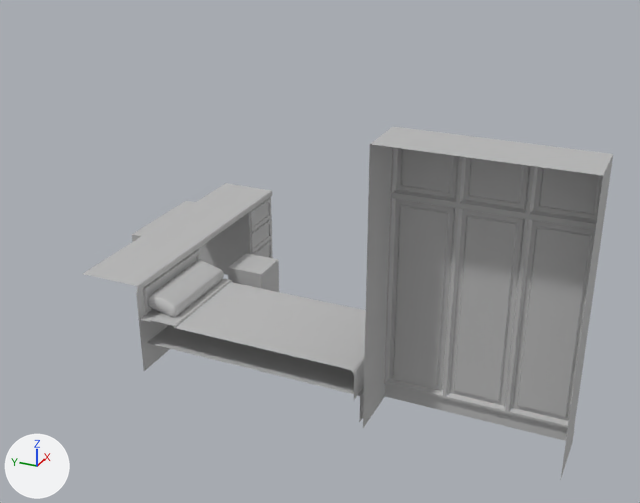
The FBX model Assets/Mesh/MUEBLES.fbx as it was, and as the next commit left it.
Both versions are drawn from a camera (50 mm lens) standing at (-7.33, -0.51, 4.57) and looking at (-0.31, 2.65, 1.07). Lighting does not change. The marker at lower left points along +X, +Y and +Z. Where no turn or scale is listed for an object, it has been applied to the vertices.

Objects in the first picture: 'MUEBLES'.
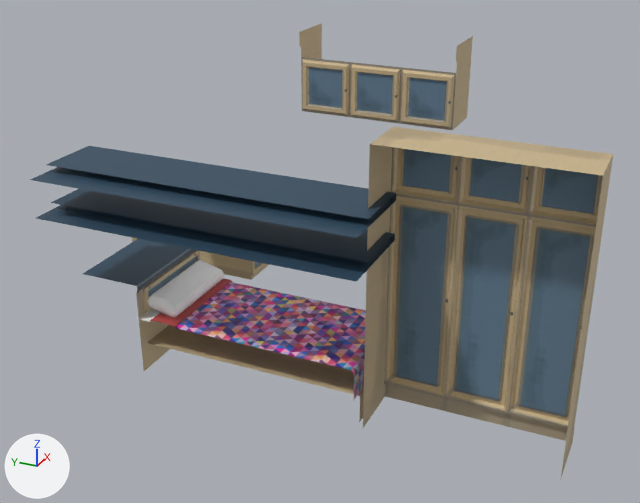
Where the change shows, as pixel boxes (x1, y1, x2, y2) in the pictures (640 x 503 px):
'MUEBLES', surface changed, reshaped (10% wider, 29% taller)
    before: (83, 127, 613, 481)
    after: (30, 23, 613, 481)
part 1 of me_mesh, added
    after: (299, 23, 473, 130)
part 2 of me_mesh, added (blue)
    after: (30, 146, 396, 238)
part 3 of me_mesh, added (blue)
    after: (36, 189, 395, 282)
part 4 of me_mesh, deleted
    before: (228, 253, 279, 292)

Edits to the bpy script that builds the scene:
```text
Add img_muebles_jpg:
    img_muebles_jpg = load_image('MUEBLES.jpg', '../Textures/MUEBLES.jpg', 2048, 2048, 'sRGB')
Change mat_muebles_mat:
    remove mat_muebles_mat.base_color = (0.5, 0.5, 0.5)  # grey #bcbcbc
    add mat_muebles_mat.texture = img_muebles_jpg
Change me_mesh:
    used by ob_muebles; location = (0.0, 0.0, 0.0)
    remove me_mesh.from_pydata(...)  # 442 vertices, 391 faces; spans x -1.4..1.31, y 0.08..4.83, z -0.03..2.55
    add me_mesh.from_pydata(...)  # 530 vertices, 452 faces; spans x -1.77..1.65, y 0.08..4.83, z -0.03..2.82
    me_mesh part 1: a new loose piece of 68 vertices spanning x 1.08..1.65, y 1.82..3.52, z 1.97..2.82, in mat_muebles_mat (picture img_muebles_jpg)
    me_mesh part 2: a new loose piece of 14 vertices spanning x -1.77..-0.93, y 1.69..4.74, z 1.96..2.03, in mat_muebles_mat (picture img_muebles_jpg)
    me_mesh part 3: a new loose piece of 14 vertices spanning x -1.77..-0.93, y 1.69..4.74, z 1.6..1.67, in mat_muebles_mat (picture img_muebles_jpg)
    me_mesh part 4: the loose piece of 8 vertices spanning x 0.04..0.44, y 3.48..3.88, z 0.0..0.5 is deleted
    remove me_mesh.materials.append(mat_lambert1)  # grey #bcbcbc
```
